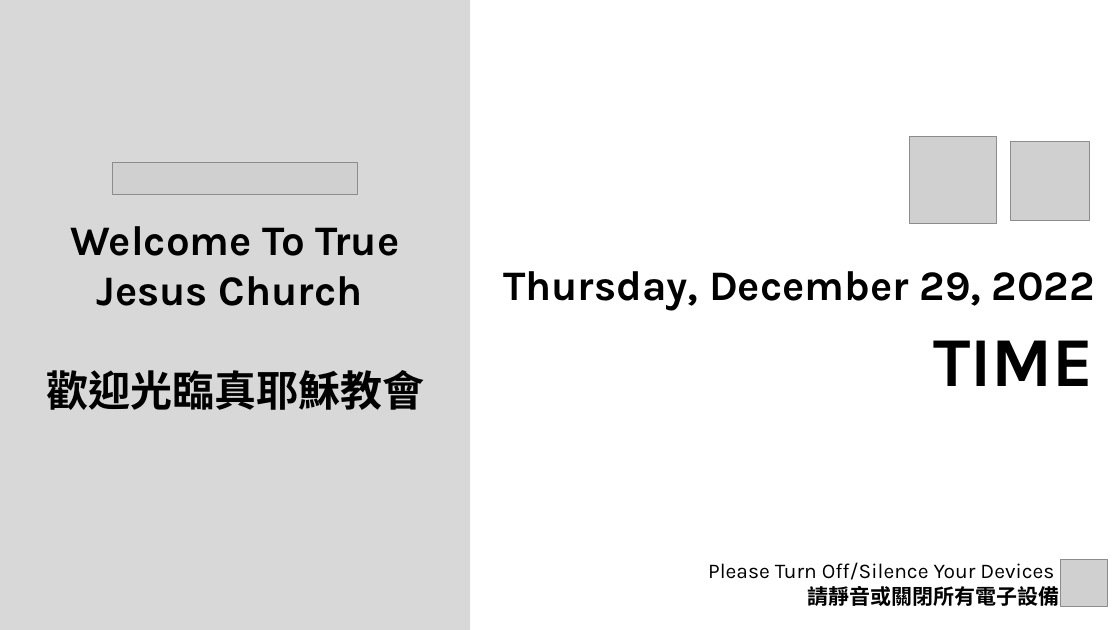
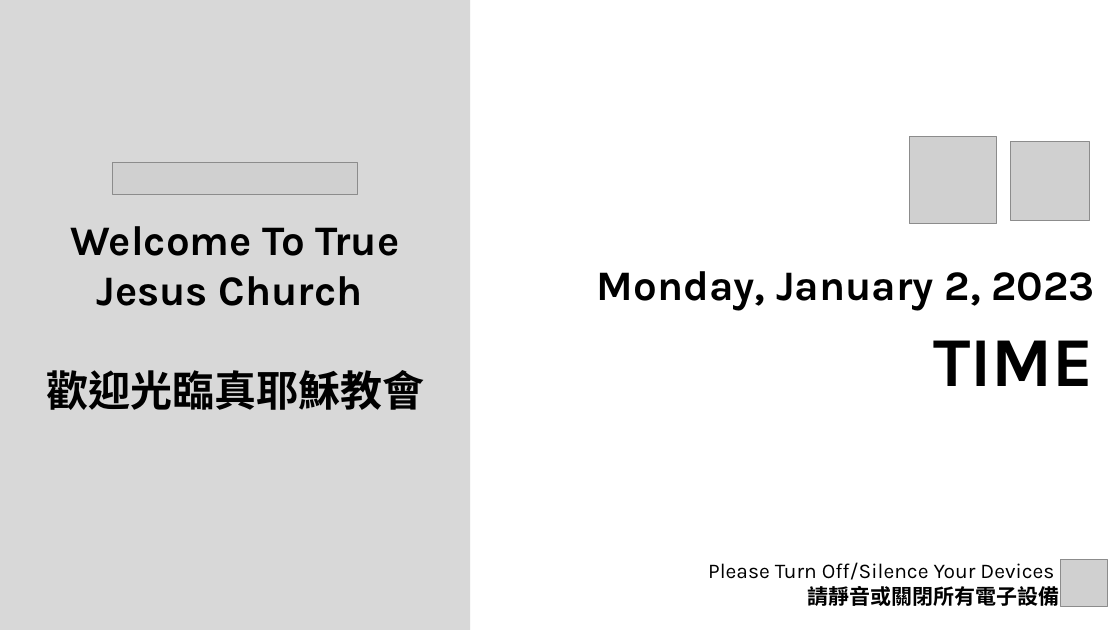
Before and after one commit to calebchanwy/tjc-powerpoint, a slide deck: slide 1 of TJCPowerPoint/Resources/ServiceWidescreen.pptx. Drawn at 1120x630 pixels with LibreOffice and Linux fonts; fonts in the diff are those of the drawing; grey boxes stand for pictures; background and template pictures are left out. Boxes give left, top, right and bottom in pixels: in the first picture for what was removed or moved away, otherwise in the second. Text is boxed around its words. In the diff, an @@ line names an element or a change of style, - is before the commit and + after.

```diff
--- a/TJCPowerPoint/Resources/ServiceWidescreen.pptx
+++ b/TJCPowerPoint/Resources/ServiceWidescreen.pptx
@@ text at (x1=597, y1=271, x2=1094, y2=311): text changed @@
-Thursday, December 29, 2022
+Monday, January 2, 2023
```
Also in this commit, not shown: 15 other files.
